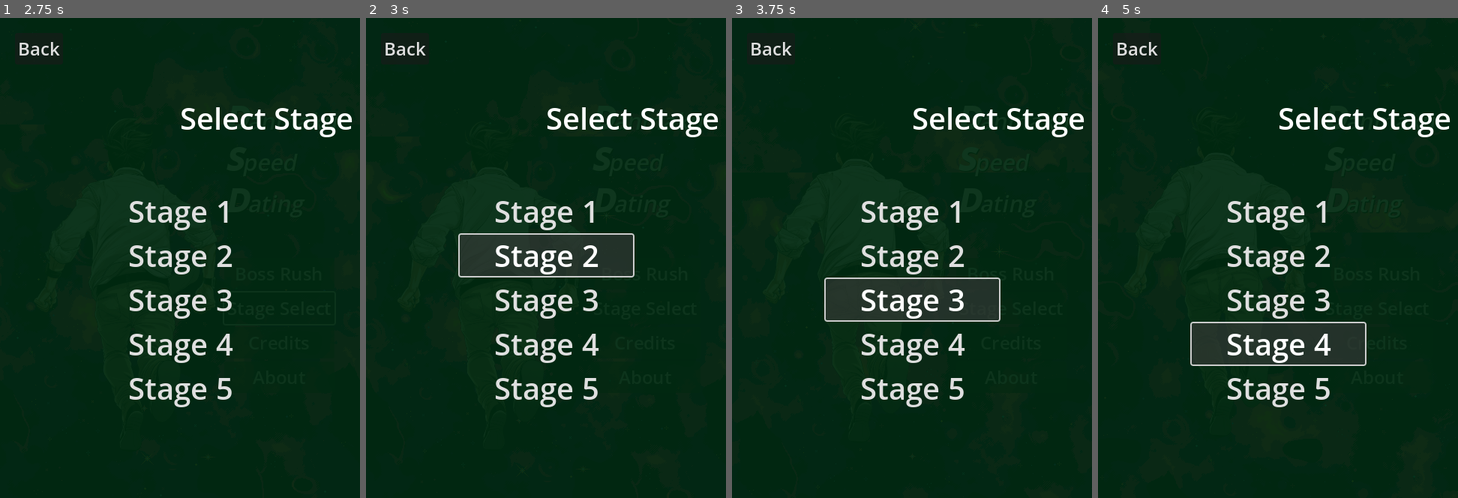
Above: before the commit, frames 1-4 (left to right).
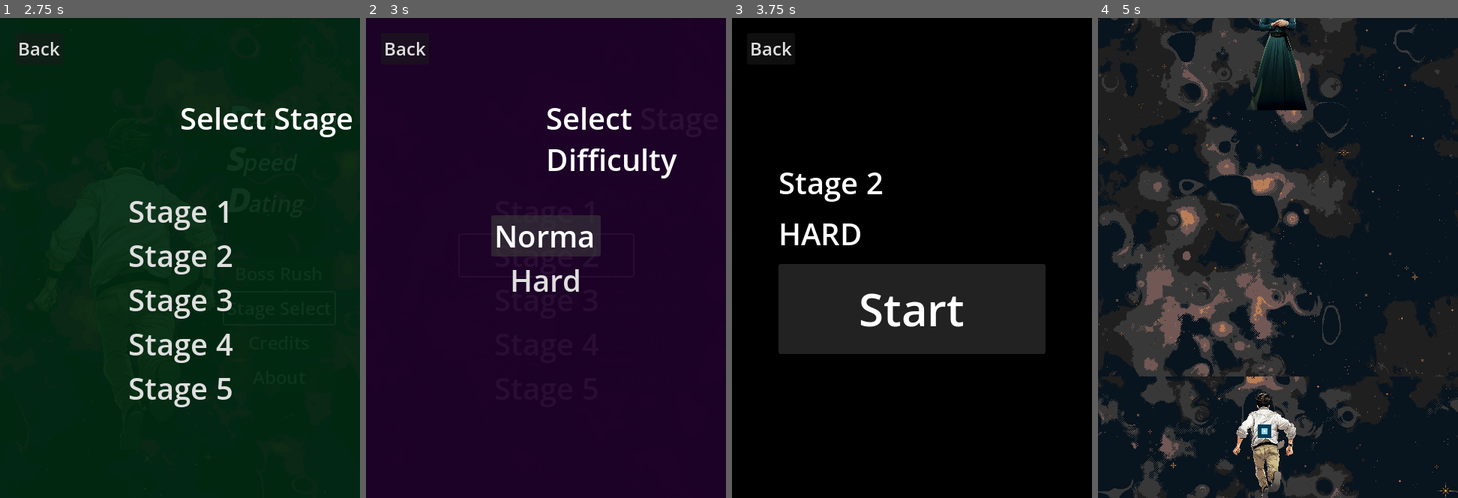
Above: after the commit, the same moments.

Repository: CaioMGA/boss-rush-exchange
Game: Godot game, scene res://scenes/rooms/TitleScreen.tscn
Same seed, same stepped clock (60 frames per second), same inputs: the game is played once before the commit and once after it. Before the commit the project starts from res://scenes/menu/TitleScreen.tscn.
Inputs:
- Up to frame 1 (2.75 s): click "Stage Select" at 0.5 s; click "Credits" at 1.25 s; click "About" at 2 s
- Up to frame 2 (3 s): click "Stage 2" at 2.75 s
- Up to frame 3 (3.75 s): click "Stage 3" at 3.5 s
- Up to frame 4 (5 s): click "Stage 4" at 4.25 s

Frame 1 is identical in both runs. In frame 2, 98% of the frame differs, in the area x 0-100%, y 0-100%; in frame 3, 94%; in frame 4, 48%.

Commit message:
create title screen flow; create boss rush and single stage scenes; add difficulty selection; add game mode selection; add stage selection

Diff:
--- a/project.godot
+++ b/project.godot
@@ -11,7 +11,7 @@
 [application]
 
 config/name="BossRush-Exchange"
-run/main_scene="res://scenes/menu/TitleScreen.tscn"
+run/main_scene="res://scenes/rooms/TitleScreen.tscn"
 config/features=PackedStringArray("4.2", "GL Compatibility")
 config/icon="res://icon.svg"
 
--- a/scenes/menu/PreGameConfirmation.tscn
+++ b/scenes/menu/PreGameConfirmation.tscn
@@ -4,7 +4,7 @@
 
 [sub_resource type="Theme" id="Theme_nmb54"]
 
-[node name="PreGameConfirmation" type="Control"]
+[node name="PreGameConfirmation" type="Control" node_paths=PackedStringArray("game_mode_label", "difficulty_label")]
 layout_mode = 3
 anchors_preset = 15
 anchor_right = 1.0
@@ -12,9 +12,10 @@
 grow_horizontal = 2
 grow_vertical = 2
 script = ExtResource("1_73i1o")
+game_mode_label = NodePath("MarginContainer/VBoxContainer/Game Mode")
+difficulty_label = NodePath("MarginContainer/VBoxContainer/Difficulty")
 
 [node name="ColorRect" type="ColorRect" parent="."]
-self_modulate = Color(1, 1, 1, 0.941176)
 layout_mode = 1
 anchors_preset = 15
 anchor_right = 1.0
@@ -91,4 +92,3 @@
 text = "Start"
 
 [connection signal="button_down" from="btn_back" to="." method="_on_btn_back_button_down"]
-[connection signal="button_down" from="MarginContainer/VBoxContainer/Start" to="." method="_on_btn_back_button_down"]
--- a/scenes/menu/TitleScreen.tscn
+++ b/scenes/rooms/TitleScreen.tscn
@@ -1,17 +1,17 @@
 [gd_scene load_steps=13 format=3 uid="uid://cqhauxto40b5g"]
 
-[ext_resource type="Shader" path="res://shaders/background_scroll.gdshader" id="1_2o5cj"]
-[ext_resource type="Script" path="res://scripts/rooms/TitleScreen.gd" id="1_5eyoy"]
-[ext_resource type="Texture2D" uid="uid://nm2yupsnkum7" path="res://art/backgrounds/bg-5.png" id="2_t18ow"]
-[ext_resource type="PackedScene" uid="uid://bfe8ik3g2d23u" path="res://scenes/player_title_screen.tscn" id="3_vvuqb"]
-[ext_resource type="PackedScene" uid="uid://c8666p48j7i7u" path="res://scenes/menu/DifficultySelect.tscn" id="5_8tg7l"]
-[ext_resource type="PackedScene" uid="uid://dhnurycqtpl0j" path="res://scenes/menu/StageSelect.tscn" id="6_ha8yv"]
-[ext_resource type="PackedScene" uid="uid://c3ns44h0tec1b" path="res://scenes/menu/About.tscn" id="7_tvtwc"]
-[ext_resource type="PackedScene" uid="uid://2jbbp4hehdrk" path="res://scenes/menu/Credits.tscn" id="8_upc13"]
-[ext_resource type="PackedScene" uid="uid://coj2vj4qxb5ll" path="res://scenes/menu/PreGameConfirmation.tscn" id="9_hyg2o"]
+[ext_resource type="Script" path="res://scripts/rooms/TitleScreen.gd" id="1_0elyr"]
+[ext_resource type="Shader" path="res://shaders/background_scroll.gdshader" id="2_fcyoc"]
+[ext_resource type="Texture2D" uid="uid://nm2yupsnkum7" path="res://art/backgrounds/bg-5.png" id="3_v6rwa"]
+[ext_resource type="PackedScene" uid="uid://bfe8ik3g2d23u" path="res://scenes/player_title_screen.tscn" id="4_tv1ry"]
+[ext_resource type="PackedScene" uid="uid://dhnurycqtpl0j" path="res://scenes/menu/StageSelect.tscn" id="5_7q84h"]
+[ext_resource type="PackedScene" uid="uid://c3ns44h0tec1b" path="res://scenes/menu/About.tscn" id="6_ttfvg"]
+[ext_resource type="PackedScene" uid="uid://2jbbp4hehdrk" path="res://scenes/menu/Credits.tscn" id="7_qjgbh"]
+[ext_resource type="PackedScene" uid="uid://c8666p48j7i7u" path="res://scenes/menu/DifficultySelect.tscn" id="8_t6rah"]
+[ext_resource type="PackedScene" uid="uid://coj2vj4qxb5ll" path="res://scenes/menu/PreGameConfirmation.tscn" id="9_vqal2"]
 
 [sub_resource type="ShaderMaterial" id="ShaderMaterial_gyr8v"]
-shader = ExtResource("1_2o5cj")
+shader = ExtResource("2_fcyoc")
 shader_parameter/direction = Vector2(-1, -1)
 shader_parameter/speed_scale = 0.1
 
@@ -24,18 +24,20 @@
 }
 point_count = 10
 
-[node name="TitleScreen" type="Control" node_paths=PackedStringArray("menu_difficulty_select", "menu_stage_select", "menu_credits", "menu_about")]
+[node name="TitleScreen" type="Control" node_paths=PackedStringArray("menu_difficulty_select", "menu_stage_select", "menu_credits", "menu_about", "menu_pregame")]
 layout_mode = 3
 anchors_preset = 15
 anchor_right = 1.0
 anchor_bottom = 1.0
 grow_horizontal = 2
 grow_vertical = 2
-script = ExtResource("1_5eyoy")
+script = ExtResource("1_0elyr")
 menu_difficulty_select = NodePath("Difficulty Select")
 menu_stage_select = NodePath("Stage Select")
 menu_credits = NodePath("Credits")
 menu_about = NodePath("About")
+menu_pregame = NodePath("PreGameConfirmation")
+metadata/_edit_lock_ = true
 
 [node name="Bg" type="TextureRect" parent="."]
 z_index = -2000
@@ -73,6 +75,7 @@
 meta_underlined = false
 hint_underlined = false
 language = "en"
+metadata/_edit_lock_ = true
 
 [node name="MarginContainer" type="MarginContainer" parent="."]
 layout_mode = 1
@@ -86,6 +89,7 @@
 offset_bottom = 180.0
 grow_horizontal = 0
 grow_vertical = 2
+metadata/_edit_lock_ = true
 
 [node name="VBoxContainer" type="VBoxContainer" parent="MarginContainer"]
 layout_mode = 2
@@ -123,13 +127,14 @@
 [node name="Path2D" type="Path2D" parent="."]
 position = Vector2(25, 0)
 curve = SubResource("Curve2D_m0umv")
+metadata/_edit_lock_ = true
 
 [node name="PathFollow2D" type="PathFollow2D" parent="Path2D"]
 position = Vector2(109, 303)
 rotation = -1.72181
 rotates = false
 
-[node name="Player" parent="Path2D/PathFollow2D" instance=ExtResource("3_vvuqb")]
+[node name="Player" parent="Path2D/PathFollow2D" instance=ExtResource("4_tv1ry")]
 position = Vector2(25.0593, 28.0897)
 rotation = 1.72181
 scale = Vector2(3, 3)
@@ -141,29 +146,48 @@
 [node name="Core" parent="Path2D/PathFollow2D/Player/AnimatedSprite2D" index="1"]
 visible = false
 
-[node name="Difficulty Select" parent="." instance=ExtResource("5_8tg7l")]
+[node name="Stage Select" parent="." instance=ExtResource("5_7q84h")]
 visible = false
 layout_mode = 1
+metadata/_edit_lock_ = true
 
-[node name="Stage Select" parent="." instance=ExtResource("6_ha8yv")]
+[node name="MarginContainer" parent="Stage Select" index="3"]
+metadata/_edit_lock_ = true
+
+[node name="About" parent="." instance=ExtResource("6_ttfvg")]
 visible = false
 layout_mode = 1
+metadata/_edit_lock_ = true
 
-[node name="About" parent="." instance=ExtResource("7_tvtwc")]
+[node name="Credits" parent="." instance=ExtResource("7_qjgbh")]
 visible = false
 layout_mode = 1
+metadata/_edit_lock_ = true
 
-[node name="Credits" parent="." instance=ExtResource("8_upc13")]
+[node name="Difficulty Select" parent="." instance=ExtResource("8_t6rah")]
 visible = false
 layout_mode = 1
+metadata/_edit_lock_ = true
 
-[node name="PreGameConfirmation" parent="." instance=ExtResource("9_hyg2o")]
+[node name="PreGameConfirmation" parent="." instance=ExtResource("9_vqal2")]
 visible = false
 layout_mode = 1
+metadata/_edit_lock_ = true
 
 [connection signal="button_down" from="MarginContainer/VBoxContainer/btn_boss_rush" to="." method="_on_btn_boss_rush_button_down"]
 [connection signal="button_down" from="MarginContainer/VBoxContainer/btn_stage_select" to="." method="_on_btn_stage_select_button_down"]
 [connection signal="button_down" from="MarginContainer/VBoxContainer/btn_credits" to="." method="_on_btn_credits_button_down"]
 [connection signal="button_down" from="MarginContainer/VBoxContainer/btn_about" to="." method="_on_btn_about_button_down"]
+[connection signal="button_down" from="Stage Select/MarginContainer/VBoxContainer/btn_stage_1" to="." method="_on_btn_stage_button_down" binds= [1]]
+[connection signal="button_down" from="Stage Select/MarginContainer/VBoxContainer/btn_stage_2" to="." method="_on_btn_stage_button_down" binds= [2]]
+[connection signal="button_down" from="Stage Select/MarginContainer/VBoxContainer/btn_stage_3" to="." method="_on_btn_stage_button_down" binds= [3]]
+[connection signal="button_down" from="Stage Select/MarginContainer/VBoxContainer/btn_stage_4" to="." method="_on_btn_stage_button_down" binds= [4]]
+[connection signal="button_down" from="Stage Select/MarginContainer/VBoxContainer/btn_stage_5" to="." method="_on_btn_stage_button_down" binds= [5]]
+[connection signal="button_down" from="Difficulty Select/MarginContainer/VBoxContainer/btn_normal_mode" to="." method="_on_btn_normal_mode_button_down"]
+[connection signal="button_down" from="Difficulty Select/MarginContainer/VBoxContainer/btn_hard_mode" to="." method="_on_btn_hard_mode_button_down"]
+[connection signal="button_down" from="PreGameConfirmation/MarginContainer/VBoxContainer/Start" to="." method="_on_pregame_start_button_down"]
 
 [editable path="Path2D/PathFollow2D/Player"]
+[editable path="Stage Select"]
+[editable path="Difficulty Select"]
+[editable path="PreGameConfirmation"]
--- a/scenes/rooms/boss_rush.tscn
+++ /dev/null
@@ -1,3 +0,0 @@
-[gd_scene format=3 uid="uid://v2p4ea63w0ty"]
-
-[node name="boss_rush" type="Node2D"]
--- /dev/null
+++ b/scenes/rooms/boss_rush_room.tscn
@@ -0,0 +1,81 @@
+[gd_scene load_steps=12 format=3 uid="uid://bu53qe6jcyqqd"]
+
+[ext_resource type="Script" path="res://scripts/controllers/GameController.gd" id="1_17bj7"]
+[ext_resource type="PackedScene" uid="uid://dmek2nyuv6slq" path="res://scenes/player.tscn" id="2_4a2v7"]
+[ext_resource type="PackedScene" uid="uid://b68wx6n7c0741" path="res://scenes/enemies/enemy-demo.tscn" id="3_otvns"]
+[ext_resource type="PackedScene" path="res://scenes/bullets/bullet_orange.tscn" id="4_g2htr"]
+[ext_resource type="Script" path="res://scripts/destroyer.gd" id="5_mq6oq"]
+[ext_resource type="PackedScene" uid="uid://cwdtqevwv6pia" path="res://scenes/enemies/bosses/boss-calm.tscn" id="6_rpe5s"]
+[ext_resource type="Shader" path="res://shaders/background_scroll.gdshader" id="7_m5h20"]
+[ext_resource type="Texture2D" uid="uid://g67vadu1dviy" path="res://art/backgrounds/bg-2.png" id="8_14drq"]
+
+[sub_resource type="RectangleShape2D" id="RectangleShape2D_q3mws"]
+size = Vector2(87, 880)
+
+[sub_resource type="RectangleShape2D" id="RectangleShape2D_4gg3g"]
+size = Vector2(524.5, 47.7403)
+
+[sub_resource type="ShaderMaterial" id="ShaderMaterial_rmfjw"]
+shader = ExtResource("7_m5h20")
+shader_parameter/direction = Vector2(0.1, 0.4)
+shader_parameter/speed_scale = 0.1
+
+[node name="demo" type="Node2D"]
+
+[node name="GameController" type="Node" parent="."]
+script = ExtResource("1_17bj7")
+
+[node name="Player" parent="." instance=ExtResource("2_4a2v7")]
+position = Vector2(222, 546)
+
+[node name="enemy-demo" parent="." instance=ExtResource("3_otvns")]
+visible = false
+position = Vector2(702, 116)
+bullet_scene = ExtResource("4_g2htr")
+rotate_speed = 20
+shooter_timer_wait_time = 0.2
+spawn_point_count = 6
+radius = 4
+bullet_speed = 300
+
+[node name="Destroyer" type="Area2D" parent="."]
+position = Vector2(0, -77)
+script = ExtResource("5_mq6oq")
+metadata/_edit_lock_ = true
+metadata/_edit_group_ = true
+
+[node name="CollisionShape2D4" type="CollisionShape2D" parent="Destroyer"]
+position = Vector2(558, 378)
+shape = SubResource("RectangleShape2D_q3mws")
+
+[node name="CollisionShape2D" type="CollisionShape2D" parent="Destroyer"]
+position = Vector2(239.75, 17)
+shape = SubResource("RectangleShape2D_4gg3g")
+
+[node name="CollisionShape2D2" type="CollisionShape2D" parent="Destroyer"]
+position = Vector2(-73, 374)
+shape = SubResource("RectangleShape2D_q3mws")
+
+[node name="CollisionShape2D3" type="CollisionShape2D" parent="Destroyer"]
+position = Vector2(244, 754)
+shape = SubResource("RectangleShape2D_4gg3g")
+
+[node name="boss-calm" parent="." instance=ExtResource("6_rpe5s")]
+position = Vector2(238, 129)
+
+[node name="Bg" type="TextureRect" parent="."]
+z_index = -2000
+material = SubResource("ShaderMaterial_rmfjw")
+offset_left = -50.0
+offset_top = -34.0
+offset_right = 538.0
+offset_bottom = 697.0
+texture = ExtResource("8_14drq")
+stretch_mode = 1
+metadata/_edit_lock_ = true
+
+[connection signal="enable_shooting" from="GameController" to="Player" method="_on_game_controller_enable_shooting"]
+[connection signal="area_entered" from="Destroyer" to="Destroyer" method="_on_area_entered"]
+[connection signal="start_combat" from="boss-calm" to="GameController" method="_on_bosscalm_start_combat"]
+
+[editable path="Player"]
--- a/scenes/rooms/single_boss.tscn
+++ /dev/null
@@ -1,3 +0,0 @@
-[gd_scene format=3 uid="uid://c1quyrulfiofh"]
-
-[node name="boss_rush" type="Node2D"]
--- /dev/null
+++ b/scenes/rooms/single_stage.tscn
@@ -0,0 +1,81 @@
+[gd_scene load_steps=12 format=3 uid="uid://ctetsf4hmxk81"]
+
+[ext_resource type="Script" path="res://scripts/controllers/GameController.gd" id="1_e0y0a"]
+[ext_resource type="PackedScene" uid="uid://dmek2nyuv6slq" path="res://scenes/player.tscn" id="2_1cr17"]
+[ext_resource type="PackedScene" uid="uid://b68wx6n7c0741" path="res://scenes/enemies/enemy-demo.tscn" id="3_gndls"]
+[ext_resource type="PackedScene" path="res://scenes/bullets/bullet_orange.tscn" id="4_sowyn"]
+[ext_resource type="Script" path="res://scripts/destroyer.gd" id="5_vf40l"]
+[ext_resource type="PackedScene" uid="uid://cwdtqevwv6pia" path="res://scenes/enemies/bosses/boss-calm.tscn" id="6_ehglu"]
+[ext_resource type="Shader" path="res://shaders/background_scroll.gdshader" id="7_n1xc1"]
+[ext_resource type="Texture2D" uid="uid://bg6vd37xjc4a0" path="res://art/backgrounds/bg-6.png" id="8_5clgt"]
+
+[sub_resource type="RectangleShape2D" id="RectangleShape2D_q3mws"]
+size = Vector2(87, 880)
+
+[sub_resource type="RectangleShape2D" id="RectangleShape2D_4gg3g"]
+size = Vector2(524.5, 47.7403)
+
+[sub_resource type="ShaderMaterial" id="ShaderMaterial_rmfjw"]
+shader = ExtResource("7_n1xc1")
+shader_parameter/direction = Vector2(0.1, 0.4)
+shader_parameter/speed_scale = 0.1
+
+[node name="demo" type="Node2D"]
+
+[node name="GameController" type="Node" parent="."]
+script = ExtResource("1_e0y0a")
+
+[node name="Player" parent="." instance=ExtResource("2_1cr17")]
+position = Vector2(222, 546)
+
+[node name="enemy-demo" parent="." instance=ExtResource("3_gndls")]
+visible = false
+position = Vector2(702, 116)
+bullet_scene = ExtResource("4_sowyn")
+rotate_speed = 20
+shooter_timer_wait_time = 0.2
+spawn_point_count = 6
+radius = 4
+bullet_speed = 300
+
+[node name="Destroyer" type="Area2D" parent="."]
+position = Vector2(0, -77)
+script = ExtResource("5_vf40l")
+metadata/_edit_lock_ = true
+metadata/_edit_group_ = true
+
+[node name="CollisionShape2D4" type="CollisionShape2D" parent="Destroyer"]
+position = Vector2(558, 378)
+shape = SubResource("RectangleShape2D_q3mws")
+
+[node name="CollisionShape2D" type="CollisionShape2D" parent="Destroyer"]
+position = Vector2(239.75, 17)
+shape = SubResource("RectangleShape2D_4gg3g")
+
+[node name="CollisionShape2D2" type="CollisionShape2D" parent="Destroyer"]
+position = Vector2(-73, 374)
+shape = SubResource("RectangleShape2D_q3mws")
+
+[node name="CollisionShape2D3" type="CollisionShape2D" parent="Destroyer"]
+position = Vector2(244, 754)
+shape = SubResource("RectangleShape2D_4gg3g")
+
+[node name="boss-calm" parent="." instance=ExtResource("6_ehglu")]
+position = Vector2(238, 129)
+
+[node name="Bg" type="TextureRect" parent="."]
+z_index = -2000
+material = SubResource("ShaderMaterial_rmfjw")
+offset_left = -50.0
+offset_top = -34.0
+offset_right = 538.0
+offset_bottom = 697.0
+texture = ExtResource("8_5clgt")
+stretch_mode = 1
+metadata/_edit_lock_ = true
+
+[connection signal="enable_shooting" from="GameController" to="Player" method="_on_game_controller_enable_shooting"]
+[connection signal="area_entered" from="Destroyer" to="Destroyer" method="_on_area_entered"]
+[connection signal="start_combat" from="boss-calm" to="GameController" method="_on_bosscalm_start_combat"]
+
+[editable path="Player"]
--- a/scripts/menu/MenuBasics.gd
+++ b/scripts/menu/MenuBasics.gd
@@ -1,7 +1,19 @@
 extends Control
+
+@export var game_mode_label:RichTextLabel
+@export var difficulty_label:RichTextLabel
+
 
 func _on_rich_text_label_meta_clicked(meta):
 	OS.shell_open(str(meta))
 
 func _on_btn_back_button_down():
 	visible = false
+
+func setup(game_mode:String, difficulty:String, stage_select = -1):
+	if game_mode=="BOSS_RUSH":
+		game_mode_label.text = "BOSS RUSH"
+	else :
+		game_mode_label.text = "Stage %d" % [stage_select]
+
+	difficulty_label.text = difficulty
--- a/scripts/rooms/TitleScreen.gd
+++ b/scripts/rooms/TitleScreen.gd
@@ -4,9 +4,13 @@
 @export var menu_credits:Node
 @export var menu_about:Node
 
+@export var menu_pregame:Node
+
 var pathFollow2D:PathFollow2D
 var floatingSpeed = 15
 var selected_game_mode = ""
+var selected_difficulty = ""
+var selected_stage = 1
 
 func _ready():
 	pathFollow2D = $Path2D/PathFollow2D
@@ -15,11 +19,9 @@
 func _process(delta):
 	pathFollow2D.progress += delta * floatingSpeed
 
-
 func _on_btn_boss_rush_button_down():
 	selected_game_mode = "BOSS_RUSH"
 	menu_difficulty_select.visible = true
-
 
 func _on_btn_stage_select_button_down():
 	selected_game_mode = "STAGE_SELECT"
@@ -28,6 +30,31 @@
 func _on_btn_credits_button_down():
 	menu_credits.visible = true
 
-
 func _on_btn_about_button_down():
 	menu_about.visible = true
+
+func _on_btn_stage_button_down(stage_number):
+	print(stage_number)
+	selected_stage = stage_number
+	menu_difficulty_select.visible = true
+
+func _on_btn_normal_mode_button_down():
+	selected_difficulty = "NORMAL"
+	show_pre_game_confirmation()
+
+func _on_btn_hard_mode_button_down():
+	selected_difficulty = "HARD"
+	show_pre_game_confirmation()
+
+func show_pre_game_confirmation():
+	menu_pregame.setup(selected_game_mode, selected_difficulty, selected_stage)
+	menu_pregame.visible = true
+
+
+func _on_pregame_start_button_down():
+	if selected_game_mode == "BOSS_RUSH":
+		var scene = "res://scenes/rooms/boss_rush_room.tscn"
+		get_tree().change_scene_to_file(scene)
+	else:
+		var scene = "res://scenes/rooms/single_stage.tscn"
+		get_tree().change_scene_to_file(scene)
Not shown: 1 places in scenes/rooms/TitleScreen.tscn that only renumber resources
